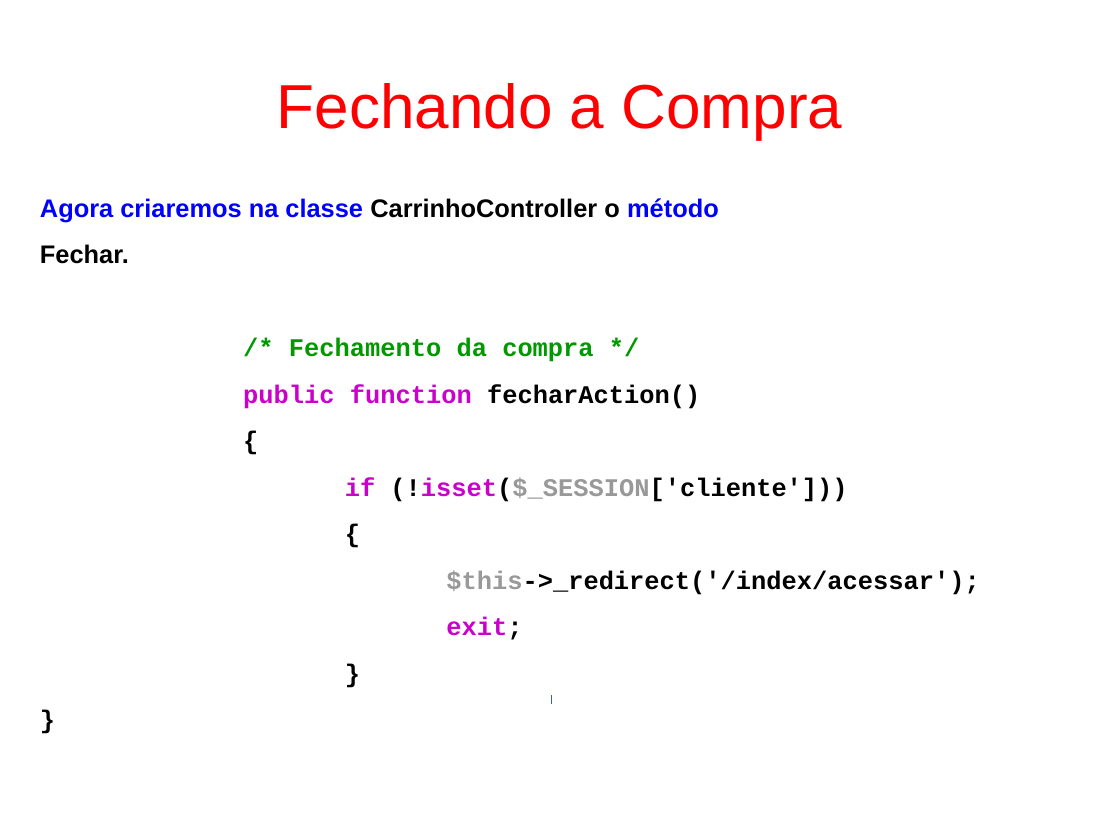
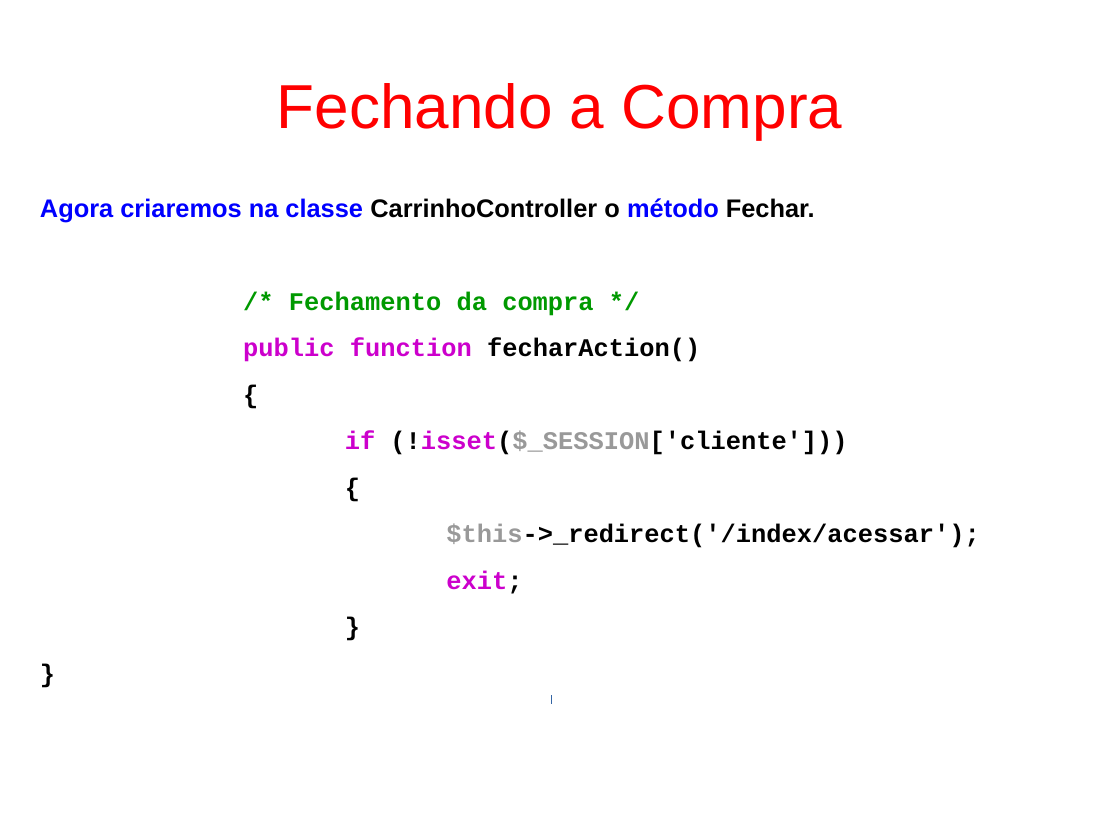
Before and after one commit to fgsl/lojasacme, a slide deck: slide 86 of docs/tutorial.odp. Drawn at 1120x840 pixels with LibreOffice and Linux fonts; fonts in the diff are those of the drawing. Boxes give left, top, right and bottom in pixels: in the first picture for what was removed or moved away, otherwise in the second. Text is boxed around its words. In the diff, an @@ line names an element or a change of style, - is before the commit and + after.

```diff
--- a/docs/tutorial.odp
+++ b/docs/tutorial.odp
@@ text at [40, 198, 815, 222]: text changed @@
-Agora criaremos na classe CarrinhoController o método
-Fechar.
+Agora criaremos na classe CarrinhoController o método Fechar.
```
Also in this commit, not shown: 108 other slides changed, 35 slides added.
